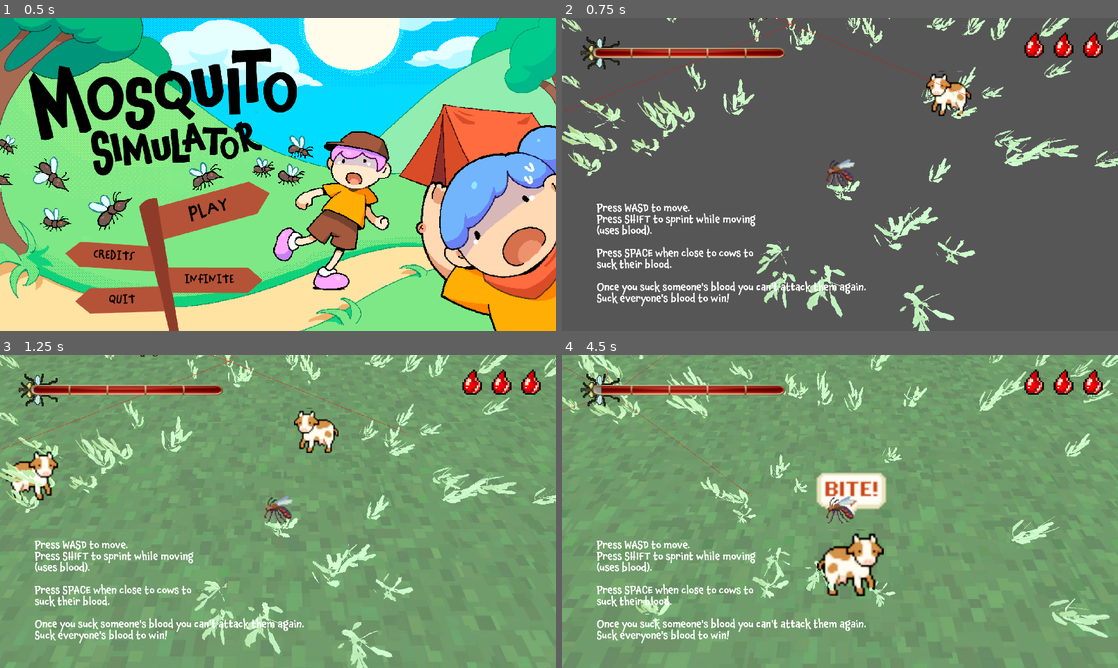
Above: before the commit, frames 1-4 (two rows, left to right).
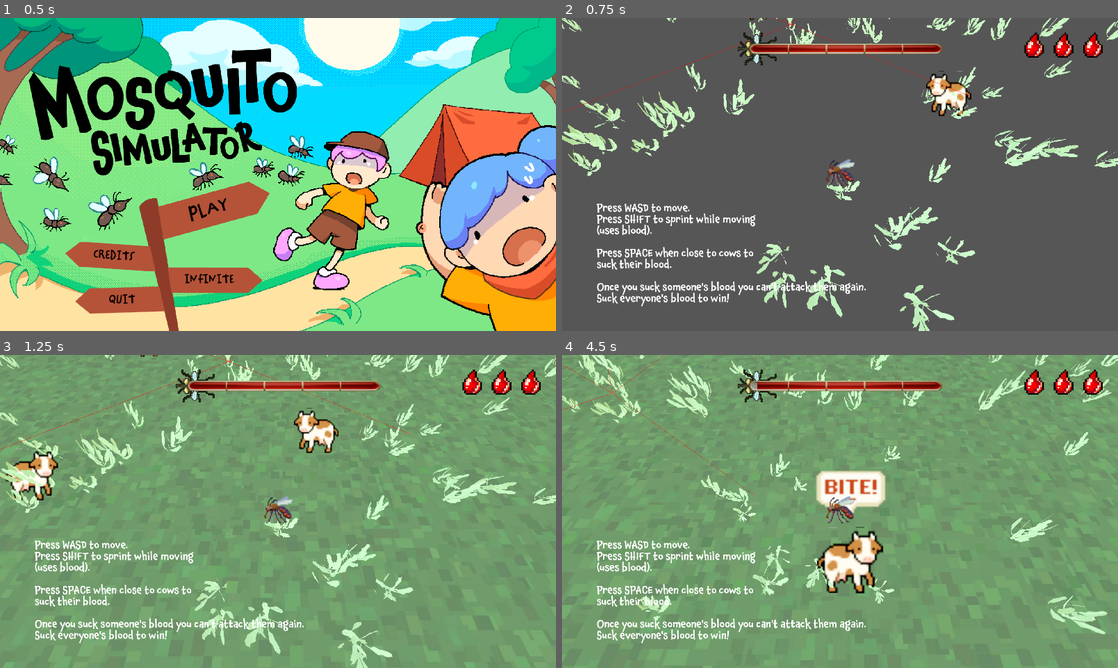
Above: after the commit, the same moments.

Repository: BrownRISDGameDevelopers/mosquito-simulator
Game: Godot game, scene res://scenes/MainMenu.tscn
Same seed, same stepped clock (60 frames per second), same inputs: the game is played once before the commit and once after it.
Inputs (mouse positions are in pixels of both pictures, inside the frame that each line leads up to):
- Up to frame 1 (0.5 s): no input
- Up to frame 2 (0.75 s): click "PLAY" at 0.5 s
- Up to frame 3 (1.25 s): no input
- Up to frame 4 (4.5 s): move the mouse to (962, 495) at 1.27 s; hold D (right) 1.28-2.03 s; hold Shift (sprint) 1.28-2.03 s; tap Space (suck) at 1.55, 2.1, 3.05, 3.6 s; move the mouse to (728, 527) at 2.02 s; hold S (down) 2.03-2.78 s; tap Shift (sprint) at 2.3, 3.8 s; move the mouse to (895, 442) at 2.77 s; hold D (right) 2.78-3.53 s; hold Shift (sprint) 2.78-3.53 s; move the mouse to (812, 574) at 3.52 s; hold W (up) 3.53-4.28 s; move the mouse to (1006, 558) at 4.27 s; hold A (left) from 4.28 s (still down); hold Shift (sprint) from 4.28 s (still down)

Frame 1 is identical in both runs. In frame 2, 2.7% of the frame differs, in the area x 0-74%, y 0-31%; in frame 3, 2.9%; in frame 4, 8.5%, in the area x 0-100%, y 0-100%.

Commit message:
fix(bloodbar): fix bloodbar

Diff:
--- a/blood bar.tscn
+++ b/blood bar.tscn
@@ -1,6 +1,6 @@
 [gd_scene load_steps=6 format=3 uid="uid://cxova27gciulx"]
 
-[ext_resource type="Script" uid="uid://dvw2xug5adtq0" path="res://blood_bar.gd" id="1_oj3me"]
+[ext_resource type="Script" uid="uid://dvw2xug5adtq0" path="res://scripts/blood_bar.gd" id="1_oj3me"]
 [ext_resource type="Texture2D" uid="uid://biry4r3wd62qm" path="res://assets/Untitled-1.png" id="2_xnduq"]
 [ext_resource type="Texture2D" uid="uid://dotcu0n2rh1xq" path="res://assets/blood.png" id="3_e8nxs"]
 
--- a/blood_bar.gd
+++ /dev/null
@@ -1,57 +0,0 @@
-extends Control
-
-"""@onready var points = 100
-signal death
-
-func _decrease():
-	points.x -= 50
-
-func _time_to_die():
-	return points ==0;
-
-func _on_timer_timeout() -> void:
-	_decrease()
-	$TextureProgressBar.value = points
-
-	if _time_to_die():
-		emit_signal("death")"""
-
-@export var NORMAL_DEPLETION = 1
-
-@export var blood_left = 100
-@onready var blood_deplete_rate = 1
-
-@onready var blood_sucked = 0
-const BLOOD_BOOST = 20; # amount of blood added to the timer upon successful minigame completion
-const BLOOD_SUCK_RATE = .15; # how much blood is sucked per second
-
-@onready var progress_bar = $ProgessBar
-
-
-func _ready():
-	update()
-	$TimeLeft.start()
-	Global.start_minigame.connect(_start_minigame)
-	Global.player_still.connect(_on_player_still)
-
-func _on_timer_timeout() -> void:
-	update()
-
-func update():
-	blood_left -= blood_deplete_rate
-	progress_bar.value = blood_left
-
-func _start_minigame():
-	$TimeLeft.stop()
-	progress_bar.value = 0
-
-#when the player is staying still
-func _on_player_still(is_still: bool):
-	if ($TimeLeft.is_stopped()):
-		if is_still:
-			blood_sucked += BLOOD_SUCK_RATE
-			progress_bar.value = blood_sucked
-			if blood_sucked > 100:
-				Global.completed_minigame.emit()
-				progress_bar.value = blood_left + BLOOD_BOOST # reset progress bar back to showing time left
-				$TimeLeft.start()
--- a/project.godot
+++ b/project.godot
@@ -75,6 +75,10 @@
 3d_physics/layer_2="Camper"
 3d_physics/layer_3="Terrain"
 
+[physics]
+
+common/physics_ticks_per_second=120
+
 [rendering]
 
 textures/canvas_textures/default_texture_filter=0
--- a/scenes/BloodBar.tscn
+++ b/scenes/BloodBar.tscn
@@ -1,6 +1,6 @@
 [gd_scene load_steps=5 format=3 uid="uid://cuudj6gmqmnno"]
 
-[ext_resource type="Script" uid="uid://dvw2xug5adtq0" path="res://blood_bar.gd" id="1_oj3me"]
+[ext_resource type="Script" uid="uid://dvw2xug5adtq0" path="res://scripts/blood_bar.gd" id="1_oj3me"]
 [ext_resource type="Texture2D" uid="uid://cac04j0dm1kjg" path="res://assets/ui/bloodbar/bg.png" id="2_m6h8r"]
 [ext_resource type="Texture2D" uid="uid://cf7saaa8wd56v" path="res://assets/ui/bloodbar/stripes.png" id="3_s2lrd"]
 [ext_resource type="Texture2D" uid="uid://bccpljyjtmnem" path="res://assets/ui/bloodbar/blood.png" id="4_c4f8e"]
@@ -16,27 +16,18 @@
 size_flags_vertical = 3
 script = ExtResource("1_oj3me")
 
-[node name="TimeLeft" type="Timer" parent="."]
-autostart = true
-
-[node name="BloodSucked" type="Timer" parent="."]
-process_thread_group = 2
-process_thread_group_order = 0
-process_thread_messages = 0
-wait_time = 0.1
-
 [node name="ProgessBar" type="TextureProgressBar" parent="."]
 layout_mode = 1
 anchors_preset = -1
-anchor_left = 0.033
-anchor_top = 0.059592593
-anchor_right = 0.40100002
-anchor_bottom = 0.05959258
-offset_left = 0.6399994
-offset_top = -0.3600006
-offset_right = 1649.08
-offset_bottom = 376.64
+anchor_left = 0.315625
+anchor_top = 0.046296302
+anchor_right = 0.68359375
+anchor_bottom = 0.15101855
+offset_right = 1648.5
+offset_bottom = 263.89996
+grow_horizontal = 2
 scale = Vector2(0.3, 0.3)
+step = 0.0
 value = 100.0
 fill_mode = 1
 texture_under = ExtResource("2_m6h8r")
@@ -44,6 +35,3 @@
 texture_progress = ExtResource("4_c4f8e")
 texture_progress_offset = Vector2(152, 144)
 metadata/_edit_use_anchors_ = true
-
-[connection signal="timeout" from="TimeLeft" to="." method="_on_timer_timeout"]
-[connection signal="timeout" from="BloodSucked" to="." method="_on_blood_sucked_timeout"]
--- a/scenes/NPC.tscn
+++ b/scenes/NPC.tscn
@@ -22,6 +22,7 @@
 
 [node name="NavigationAgent3D" type="NavigationAgent3D" parent="."]
 simplify_path = true
+avoidance_enabled = true
 debug_enabled = true
 
 [node name="CollisionShape3D" type="CollisionShape3D" parent="."]
--- a/scenes/TutorialMap.tscn
+++ b/scenes/TutorialMap.tscn
@@ -84,7 +84,7 @@
 navigation_mesh = SubResource("NavigationMesh_41ykk")
 
 [node name="Floor" type="MeshInstance3D" parent="NavigationRegion3D"]
-transform = Transform3D(1, 0, 0, 0, 1, 0, 0, 0, 1, 0, 0.25, 0)
+transform = Transform3D(1, 0, 0, 0, 1, 0, 0, 0, 1, -0.008700371, 0.25, -0.00028276443)
 material_override = SubResource("StandardMaterial3D_d0kgo")
 mesh = SubResource("PlaneMesh_xkm8s")
 skeleton = NodePath("../..")
--- /dev/null
+++ b/scripts/blood_bar.gd
@@ -0,0 +1,78 @@
+extends Control
+
+"""@onready var points = 100
+signal death
+
+func _decrease():
+	points.x -= 50
+
+func _time_to_die():
+	return points ==0;
+
+func _on_timer_timeout() -> void:
+	_decrease()
+	$TextureProgressBar.value = points
+
+	if _time_to_die():
+		emit_signal("death")"""
+
+@export var blood_left = 100
+const BLOOD_DEPLETE_RATE = .01
+const THRESHOLD = 0.01
+
+@onready var blood_sucked = 0
+const BLOOD_BOOST = 20; # amount of blood added to the timer upon successful minigame completion
+const BLOOD_SUCK_RATE = .05; # how much blood is sucked per second
+
+@onready var progress_bar = $ProgessBar
+
+var minigame_active = false
+
+func _ready():
+	update()
+	Global.start_minigame.connect(_start_minigame)
+	Global.player_still.connect(_on_player_still)
+
+func _on_timer_timeout() -> void:
+	update()
+
+var prev = 0.0
+
+
+func _process(delta: float) -> void:
+	if minigame_active:
+		return
+
+	prev += delta
+
+	if prev >= THRESHOLD / (2 if Global.sprinting else 1):
+		prev = 0.0
+		update()
+
+
+func update():
+	if Global.sprinting:
+		blood_left -= BLOOD_DEPLETE_RATE * 2
+	else:
+		blood_left -= BLOOD_DEPLETE_RATE
+
+	progress_bar.value = blood_left
+
+
+func _start_minigame():
+	minigame_active = true
+	progress_bar.value = 0
+	blood_sucked = 0
+
+#when the player is staying still
+func _on_player_still(standing_still: bool):
+	print("start")
+
+	if (minigame_active and standing_still):
+		blood_sucked += BLOOD_SUCK_RATE
+		progress_bar.value = blood_sucked
+		if blood_sucked > 100:
+			minigame_active = false
+			Global.completed_minigame.emit()
+			blood_left = min(blood_left + BLOOD_BOOST, 100)
+			progress_bar.value = blood_left # reset progress bar back to showing time left
--- a/scripts/cow.gd
+++ b/scripts/cow.gd
@@ -5,10 +5,11 @@
 var direction = 1
 var moving = true
 
-func set_random_target(range: float = 10.0):
+func set_random_target(range: float = 1.0):
 	# generate random coords in world space
 	var random_x = rng.randf_range(-range, range)
-	var random_position = Vector3(random_x, global_position.y, global_position.z)
+	var random_position = Vector3(random_x, 0, global_position.z)
+	print(random_position)
 	set_target_by_position(random_position)
 
 
@@ -49,6 +50,7 @@
 	# When the NPC reaches its target, set a new random target
 	npc_sprite.stop()
 	await get_tree().create_timer(rng.randf_range(1.0, 5.0)).timeout # Wait a bit
+	set_random_target()
 
 
 func _ready():
--- a/scripts/global.gd
+++ b/scripts/global.gd
@@ -12,3 +12,5 @@
 signal player_still(is_still: bool)
 signal completed_minigame
 signal successful_bite
+
+var sprinting = false
--- a/scripts/npc.gd
+++ b/scripts/npc.gd
@@ -78,6 +78,8 @@
 		set_target_by_position(bit_camper.global_position)
 
 func _ready():
+	rng.seed = Time.get_unix_time_from_system()
+
 	npc_sprite.sprite_frames = npc_frames
 	# These values need to be adjusted for the actor's speed
 	# and the navigation layout.
--- a/scripts/player.gd
+++ b/scripts/player.gd
@@ -3,7 +3,6 @@
 class_name Player
 
 signal minigame_toggle(camper)
-signal change_blood_rate(fast_drain: bool)
 signal sucked_blood
 
 const SPRINT_SPEED: float = 4
@@ -14,7 +13,6 @@
 const MIN_DISTANCE_TO_NPC: float = 0.5
 
 var current_speed: float = 1
-var accelerating: bool = false
 
 var on_camper = false
 var can_attach = true
@@ -84,12 +82,12 @@
 func player_movement(delta):
 	# handling sprinting
 	var sprint_req := Input.is_action_pressed("sprint");
-	if sprint_req and not accelerating:
-		accelerating = true
+	if sprint_req and not Global.sprinting:
+		Global.sprinting = true
 		current_speed = SPRINT_SPEED
 
-	elif not sprint_req and accelerating:
-		accelerating = false
+	elif not sprint_req and Global.sprinting:
+		Global.sprinting = false
 		current_speed = NORMAL_SPEED
 
 	var input_dir := Input.get_vector("left", "right", "up", "down")
Renamed: blood_bar.gd.uid -> scripts/blood_bar.gd.uid
